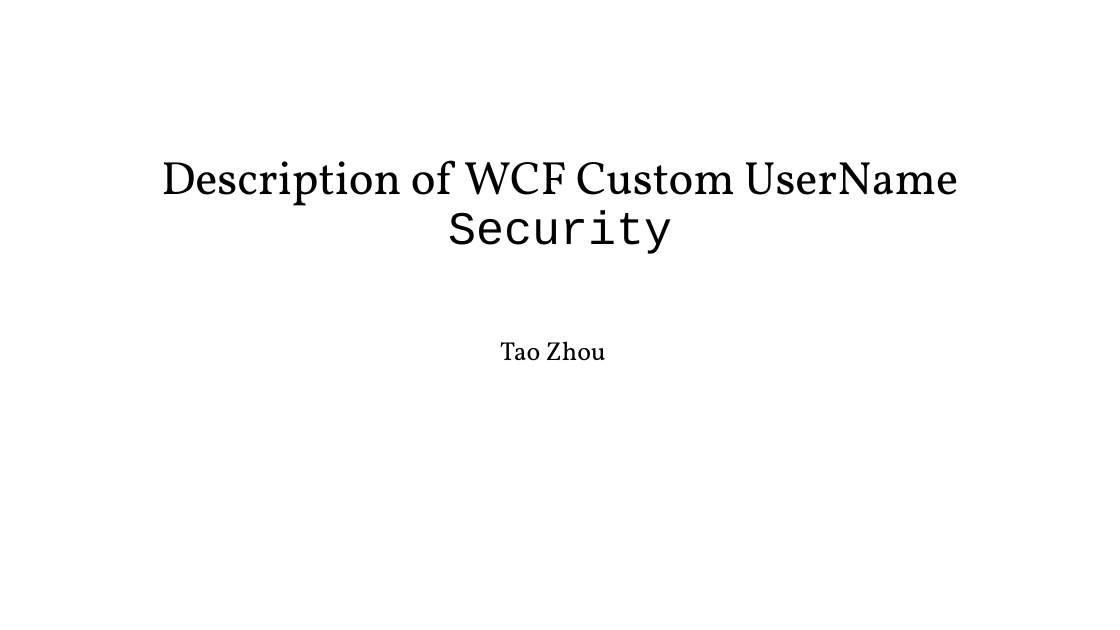
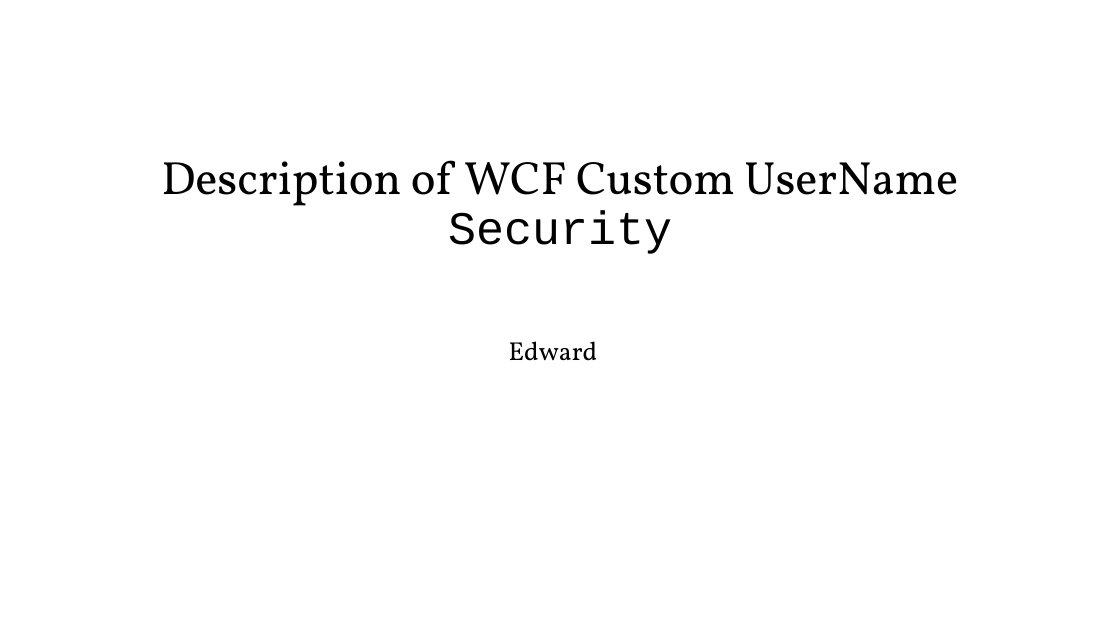
Before and after one commit to Edward-Zhou/MessageSecurityWithCustomUserName, a slide deck: slide 1 of Description of WCF UserName Security.pptx. Drawn at 1120x630 pixels with LibreOffice and Linux fonts; fonts in the diff are those of the drawing; background and template pictures are left out. Boxes give left, top, right and bottom in pixels: in the first picture for what was removed or moved away, otherwise in the second. Text is boxed around its words. In the diff, an @@ line names an element or a change of style, - is before the commit and + after.

```diff
--- a/Description of WCF UserName Security.pptx
+++ b/Description of WCF UserName Security.pptx
@@ subtitle at (x1=509, y1=341, x2=598, y2=361): text changed @@
-Tao Zhou
+Edward
```
